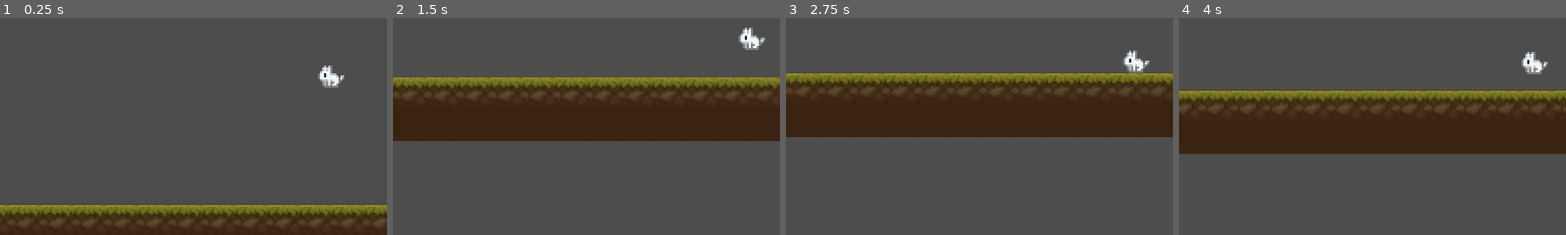
Above: before the commit, frames 1-4 (left to right).
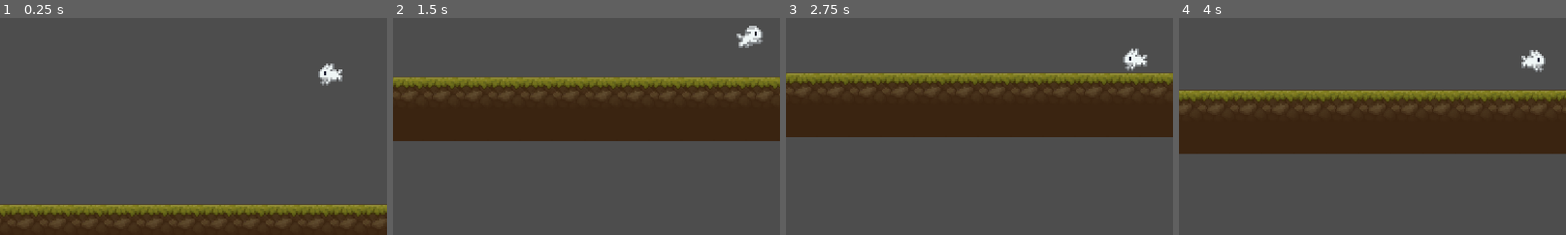
Above: after the commit, the same moments.

Repository: SirNasian/bun-run
Game: Godot game, scene res://scenes/game.tscn
The game is run twice, just before and just after one commit, with the same random seed, the same clock (stepped at 60 frames per second) and the same inputs.
Inputs:
- Up to frame 1 (0.25 s): no input
- Up to frame 2 (1.5 s): hold Space (player_jump) 0.53-1.28 s; hold D (player_right) from 0.53 s (still down); tap Space (player_jump) at 1.35 s
- Up to frame 3 (2.75 s): tap Space (player_jump) at 1.52, 1.82 s; release D (player_right) at 2.03 s; hold A (player_left) from 2.03 s (still down); hold Space (player_jump) from 2.03 s (still down)
- Up to frame 4 (4 s): release A (player_left) at 2.78 s; release Space (player_jump) at 2.78 s; hold D (player_right) from 2.78 s (still down); tap Space (player_jump) at 2.85, 3.02, 3.32 s; hold Space (player_jump) from 3.53 s (still down)
The pictures show only the part of the screen within x 7-57%, y 41-91%; the shares and areas given below are measured in that part.

The runs differ from the first frame. In frame 1, 0.4% of the frame differs, in the area x 82-89%, y 20-33%; in frame 2, 0.5%, in the area x 88-97%, y 3-15%; in frame 3, 0.4%; in frame 4, 0.4%.

Commit message:
Control player movement animations

Diff:
--- a/entities/player/player.gd
+++ b/entities/player/player.gd
@@ -3,24 +3,40 @@
 const MAX_SPEED = 256
 const GRAVITY = 1024
 
-var input_left = 0
-var input_right = 0
+var input = {
+	"left": 0,
+	"right": 0,
+	"jump": 0,
+}
 
 func _process(delta: float) -> void:
-	var input_x = float(input_left + input_right)
+	var input_x = float(input.left + input.right)
+	self.update_velocity(input_x, delta)
+	self.update_animation()
+	self.move_and_slide()
 
+func _input(event: InputEvent) -> void:
+	if (!event.is_action_type()): pass
+	if (event.is_action_pressed("player_left")):   input.left  = -event.get_action_strength("player_left")
+	if (event.is_action_released("player_left")):  input.left  = 0
+	if (event.is_action_pressed("player_right")):  input.right = event.get_action_strength("player_right")
+	if (event.is_action_released("player_right")): input.right = 0
+	if (event.is_action_pressed("player_jump")):   input.jump  = 1 if (self.is_on_floor()) else 0
+
+func update_velocity(input_x: float, delta: float) -> void:
 	if (self.is_on_floor()):
+		if (self.input.jump):
+			self.input.jump = 0
+			self.velocity.y = -256
 		self.velocity.x = lerp(self.velocity.x, input_x * self.MAX_SPEED, delta * 4)
 	else:
 		self.velocity.y += self.GRAVITY * delta
 
-	self.move_and_slide()
-
-func _input(event: InputEvent) -> void:
-	if (!event.is_action_type()): pass
-	if (event.is_action_pressed("player_left")):   input_left  = -event.get_action_strength("player_left")
-	if (event.is_action_released("player_left")):  input_left  = 0
-	if (event.is_action_pressed("player_right")):  input_right = event.get_action_strength("player_right")
-	if (event.is_action_released("player_right")): input_right = 0
-	if (event.is_action_pressed("player_jump")):
-		if (self.is_on_floor()): self.velocity.y = -256
+func update_animation() -> void:
+	var sprite = $AnimatedSprite2D as AnimatedSprite2D
+	sprite.flip_h = sprite.flip_h if (!self.velocity.x) else (self.velocity.x > 0)
+	if (self.is_on_floor()):
+		sprite.play("run" if (input.left || input.right) else "idle")
+	else:
+		sprite.animation = "jump"
+		sprite.frame = 0 if (self.velocity.y < 0) else 1
